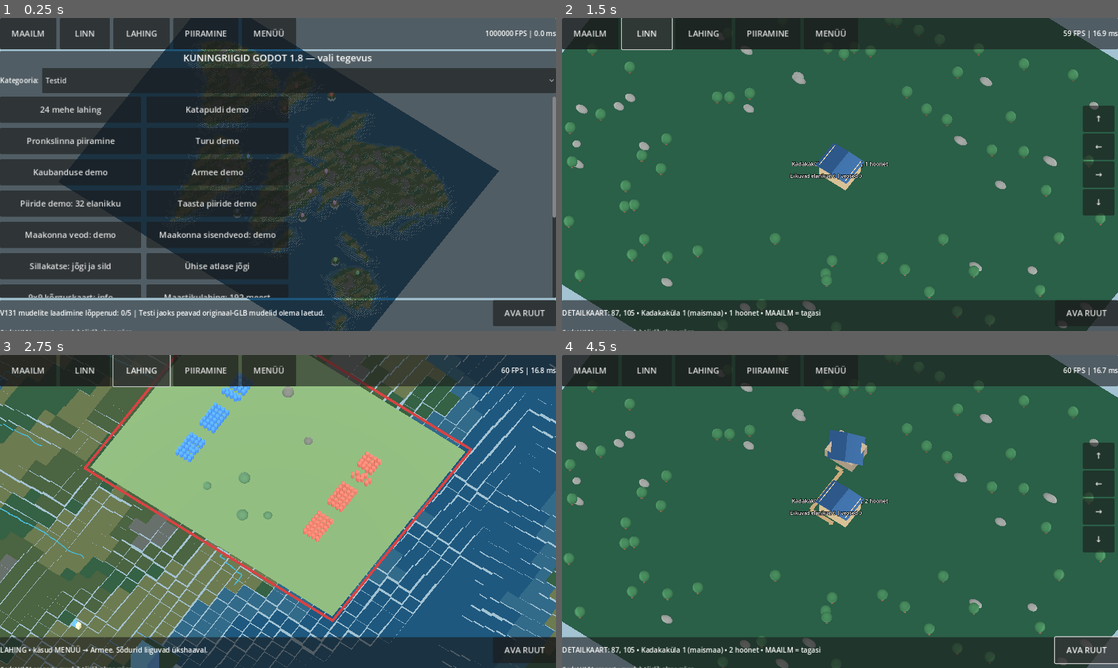
Above: before the commit, frames 1-4 (two rows, left to right).
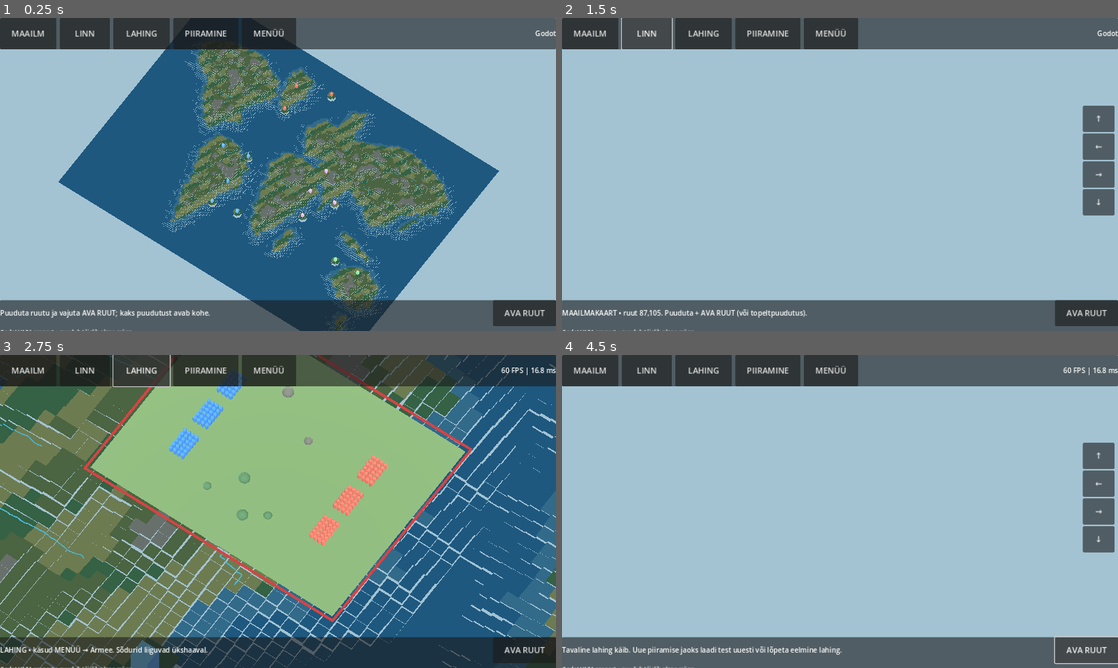
Above: after the commit, the same moments.

Repository: orogdor/Kuningriigid
Game: Godot game, scene res://scenes/Main.tscn
The game is run twice, just before and just after one commit, with the same random seed, the same clock (stepped at 60 frames per second) and the same inputs.
Inputs:
- Up to frame 1 (0.25 s): no input
- Up to frame 2 (1.5 s): click "MAAILM" at 0.5 s; click "LINN" at 1.25 s
- Up to frame 3 (2.75 s): click "LAHING" at 2 s
- Up to frame 4 (4.5 s): click "PIIRAMINE" at 2.75 s; click "MENÜÜ" at 3.5 s; click "AVA RUUT" at 4.25 s

The runs differ from the first frame. In frame 1, 80% of the frame differs, in the area x 0-100%, y 4-96%; in frame 2, 92%, in the area x 0-100%, y 0-100%; in frame 3, 1.6%; in frame 4, 92%.
Error after the commit: Parse Error: Identifier "pop" not declared in the current scope. (res://scripts/core/territory_port.gd:17)

Commit message:
Port V153 population city expansion with strict 12x12 urban envelope

Diff:
--- a/game/scripts/core/territory_port.gd
+++ b/game/scripts/core/territory_port.gd
@@ -12,16 +12,13 @@
 const RESOURCE_TYPES: Array[String] = ["lumber","farm","quarry","mine"]
 
 static func urban_radius(population: int) -> int:
-    # Start 3x3; 32 residents -> 9x9; cap at 11x11 <= 12x12.
-    if population >= 48:
-        return 5
-    if population >= 32:
-        return 4
-    if population >= 14:
-        return 3
-    if population >= 6:
-        return 2
-    return 1
+    # V153 city-area-v142.js: populationCityRadius(pop).
+    # 3 -> 3x3, 9 -> 7x7, 25 -> 11x11, 36+ -> 12x12.
+    return mini(MAX_URBAN_SIDE / 2, maxi(1, floori(sqrt(float(maxi(0,pop))))))
+
+static func urban_side(population: int) -> int:
+    # V153 cityExtent(radius): never allow a 13x13 built-up area.
+    return mini(MAX_URBAN_SIDE, 2*urban_radius(population)+1)
 
 static func tile_key(c: int,r: int) -> String:
     return "%d:%d" % [c,r]
@@ -88,7 +85,9 @@
         var city: Dictionary = cities[i]
         var center := Vector2i(int(city["c"]),int(city["r"]))
         var radius: int = int(city["territory_radius"])
-        var area: int = (2*radius+1)*(2*radius+1)
+        var side: int = urban_side(int(city.get("pop",3)))
+        var area: int = side*side
+        city["territory_side"] = side
         var tiles: Array = county_lists[i]
         tiles.sort_custom(func(a,b):
             var da: int = (int(a[0])-center.x)*(int(a[0])-center.x)+(int(a[1])-center.y)*(int(a[1])-center.y)
@@ -132,11 +131,29 @@
             return da < db if da != db else (int(a[1]) < int(b[1]) if int(a[1]) != int(b[1]) else int(a[0]) < int(b[0]))
         )
         var urban: Array = []
+        # The coastline and competing cities may shift the allocation. Enforce
+        # the 12x12 MAXIMUM ACTUAL bounding box, not merely tile count.
+        var min_c: int = center.x
+        var max_c: int = center.x
+        var min_r: int = center.y
+        var max_r: int = center.y
         for p in tiles:
             if urban.size() >= area:
                 break
-            urban.append(p)
-            zones[tile_key(int(p[0]),int(p[1]))] = "urban"
+            var c: int = int(p[0])
+            var r: int = int(p[1])
+            var low_c: int = mini(min_c,c)
+            var high_c: int = maxi(max_c,c)
+            var low_r: int = mini(min_r,r)
+            var high_r: int = maxi(max_r,r)
+            if high_c-low_c >= side or high_r-low_r >= side:
+                continue
+            urban.append([c,r])
+            zones[tile_key(c,r)] = "urban"
+            min_c = low_c
+            max_c = high_c
+            min_r = low_r
+            max_r = high_r
         city["territory_urban"] = urban
         city["territory_county"] = tiles.duplicate(true)
     state["territory_owners"] = owners
